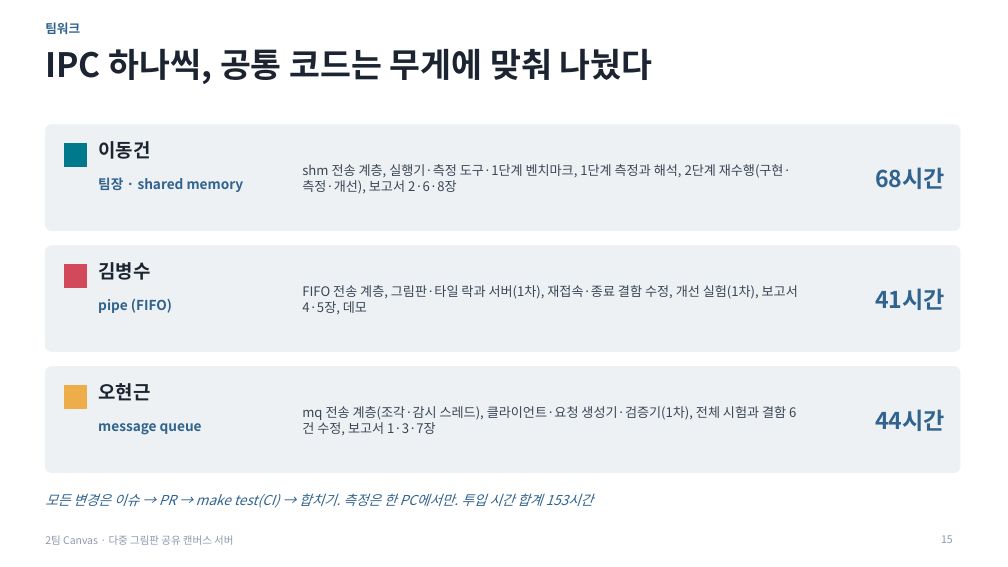
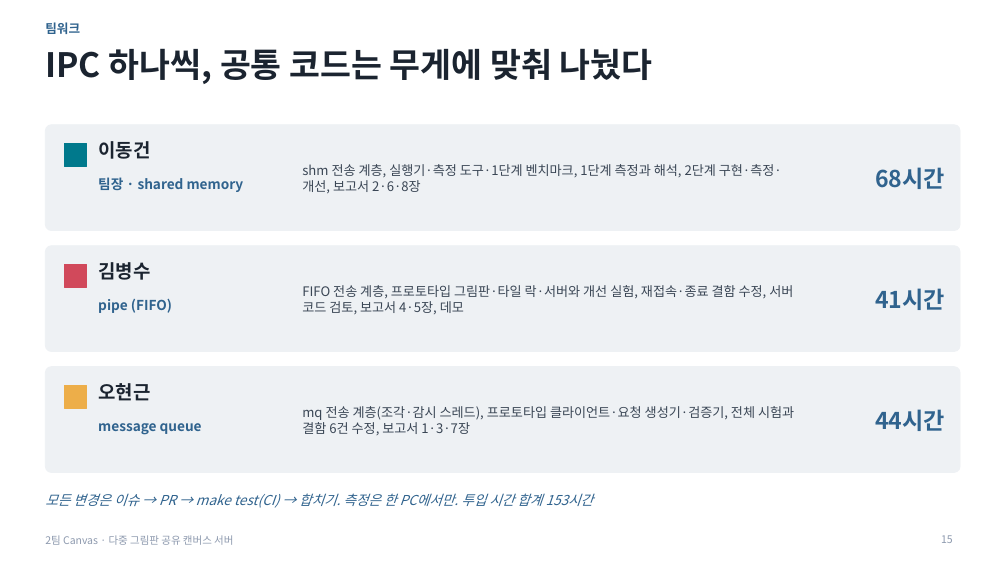
Before and after one commit to unix-ipc-canvas/canvas, a slide deck: slide 15 of docs/submission/발표자료.pptx. Drawn at 1008x567 pixels with LibreOffice and Linux fonts; fonts in the diff are those of the drawing. Boxes give left, top, right and bottom in pixels: in the first picture for what was removed or moved away, otherwise in the second. Text is boxed around its words. In the diff, an @@ line names an element or a change of style, - is before the commit and + after.

Commit message:
docs: 제출물 전체 검토 반영 — 최종보고서·발표자료·대본 다시 만들기
자동 그리기 클라이언트로 이름을 바꾸고, 작업 표현을 정리한 내용을 최종보고서·발표자료·대본에 반영. 검토에서 찾은 어긋남을 고침: 측정 환경의 메모리(약 15GiB)·커널(1단계 보강은 7.0.0-44) 표기, 대본의 투입 시간(153시간, 보고서·발표자료와 같게 작업 기록에서 계산), 2단계 측정 조건 문장의 범위, 실행 결과 슬라이드 제목. AI 활용 기록과 대화 기록에 이번 요청을 덧붙임. Refs #93

```diff
--- a/docs/submission/발표자료.pptx
+++ b/docs/submission/발표자료.pptx
@@ text at (302,164,782,193): text changed @@
-shm 전송 계층, 실행기·측정 도구·1단계 벤치마크, 1단계 측정과 해석, 2단계 재수행(구현·측정·개선), 보고서 2·6·8장
+shm 전송 계층, 실행기·측정 도구·1단계 벤치마크, 1단계 측정과 해석, 2단계 구현·측정·개선, 보고서 2·6·8장
@@ text at (302,285,793,314): text changed @@
-FIFO 전송 계층, 그림판·타일 락과 서버(1차), 재접속·종료 결함 수정, 개선 실험(1차), 보고서 4·5장, 데모
+FIFO 전송 계층, 프로토타입 그림판·타일 락·서버와 개선 실험, 재접속·종료 결함 수정, 서버 코드 검토, 보고서 4·5장, 데모
@@ text at (302,406,794,435): text changed @@
-mq 전송 계층(조각·감시 스레드), 클라이언트·요청 생성기·검증기(1차), 전체 시험과 결함 6건 수정, 보고서 1·3·7장
+mq 전송 계층(조각·감시 스레드), 프로토타입 클라이언트·요청 생성기·검증기, 전체 시험과 결함 6건 수정, 보고서 1·3·7장
```
Also in this commit, not shown: 6 other slides changed, 4 other files.
